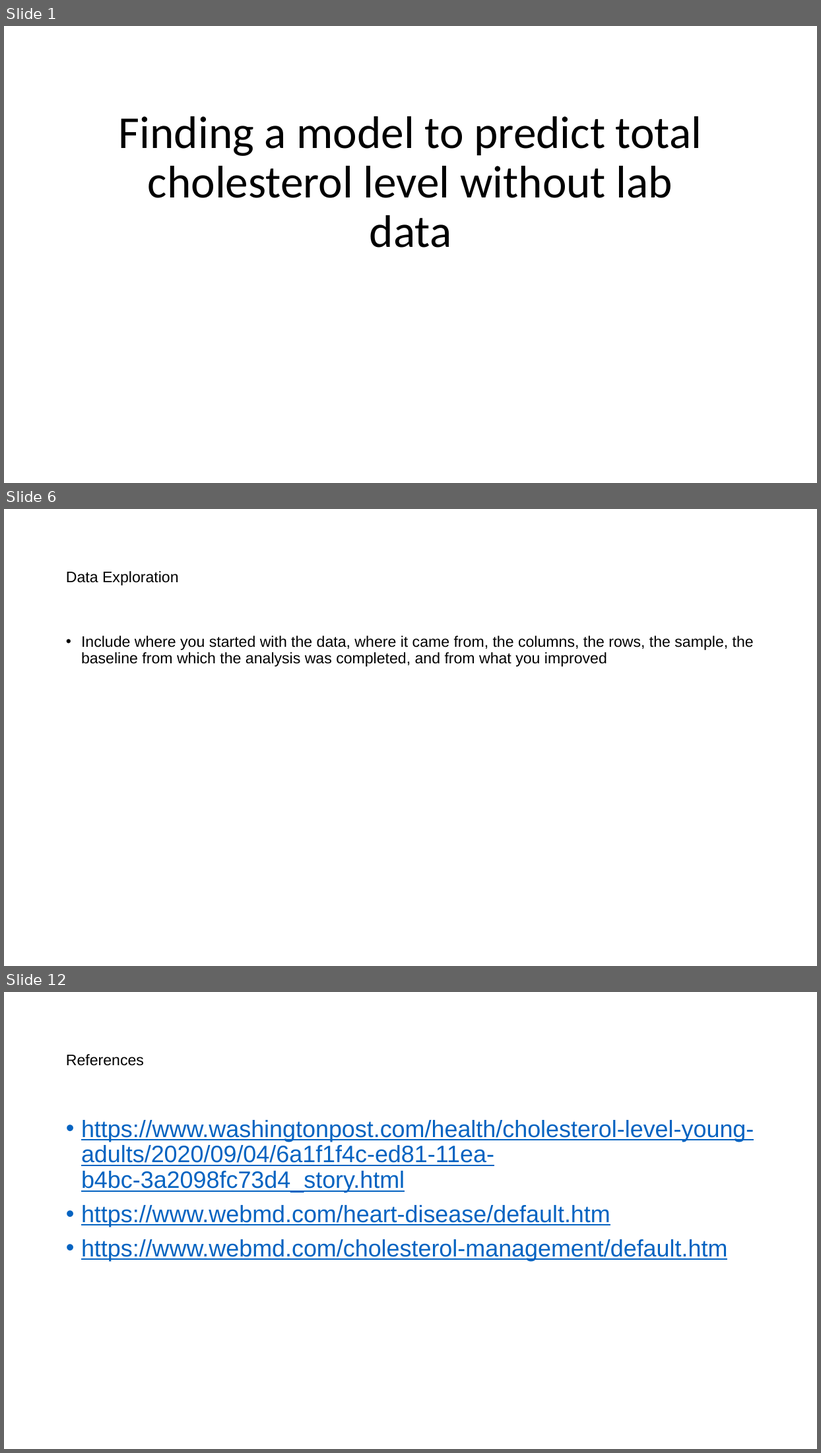
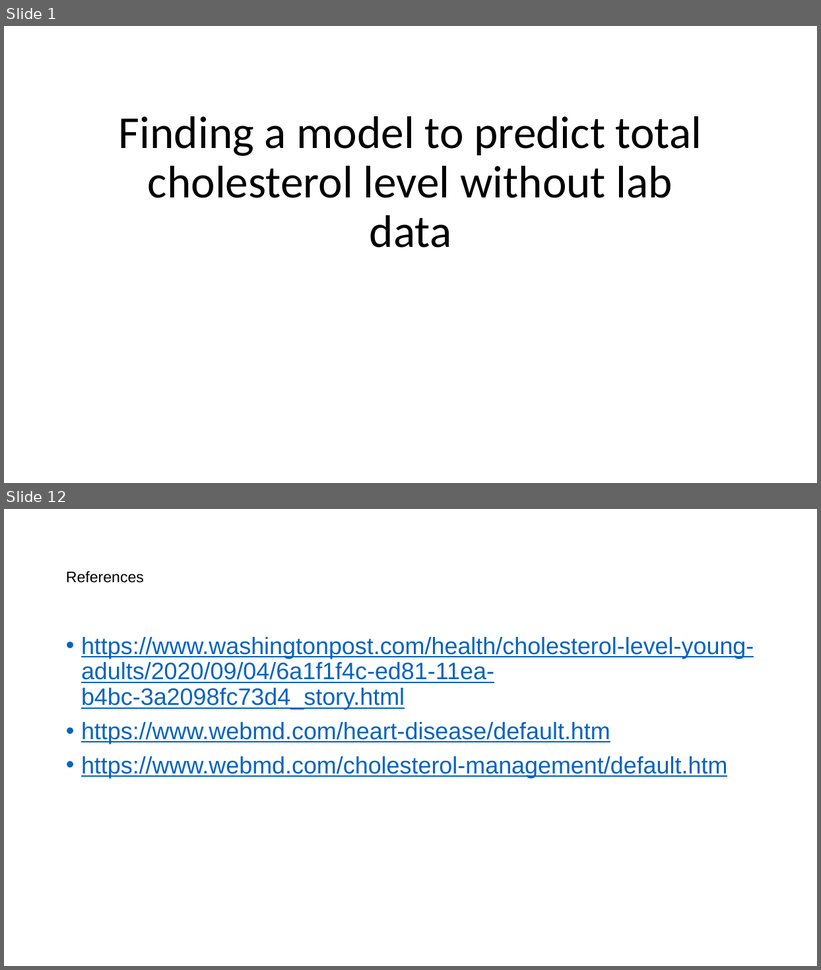
Before and after one commit to mathisme/ThinkfulDSFinalCapstone, a slide deck: Presentation.pptx. Shown one above the other, each under a label of ours: slides 1, 6 and 12 before the commit, slides 1 and 12 after it; the slides between them are not shown. The pictures are 821x1453 and 821x970 pixels, drawn with LibreOffice and Linux fonts; fonts in the diff are those of the drawing. Boxes give left, top, right and bottom in pixels: in the first picture for what was removed or moved away, otherwise in the second. Text is boxed around its words. In the diff, an @@ line names an element or a change of style, - is before the commit and + after.

```diff
--- a/Presentation.pptx
+++ b/Presentation.pptx
@@ slide 6 removed at box(4, 509, 817, 966), background #FFFFFF @@
@@ title removed at box(66, 571, 179, 586) @@
-Data Exploration
@@ text removed at box(81, 636, 754, 667) @@
-• Include where you started with the data, where it came from, the columns, the rows, the sample, the baseline from which the analysis was completed, and from what you improved
```
Also in this commit, not shown: 8 slides changed, 5 slides added, 2 other slides removed, 1 other file.
